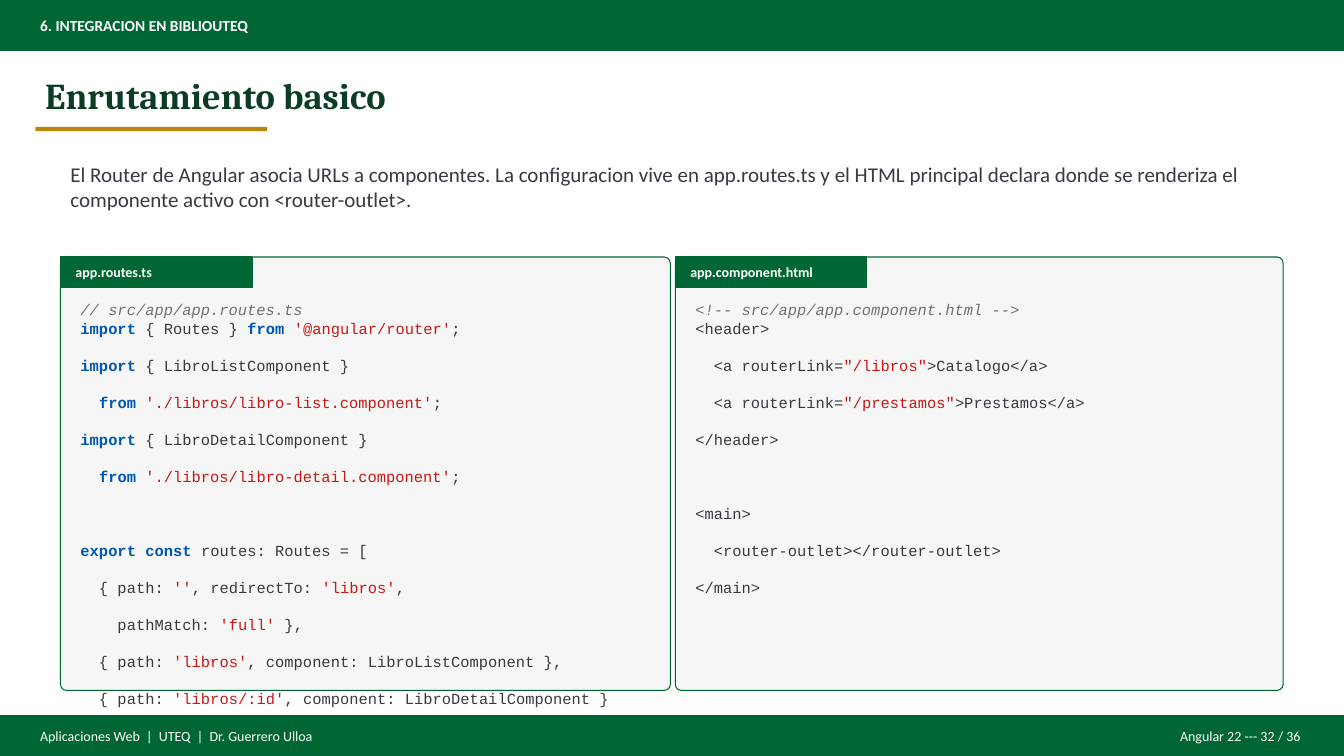
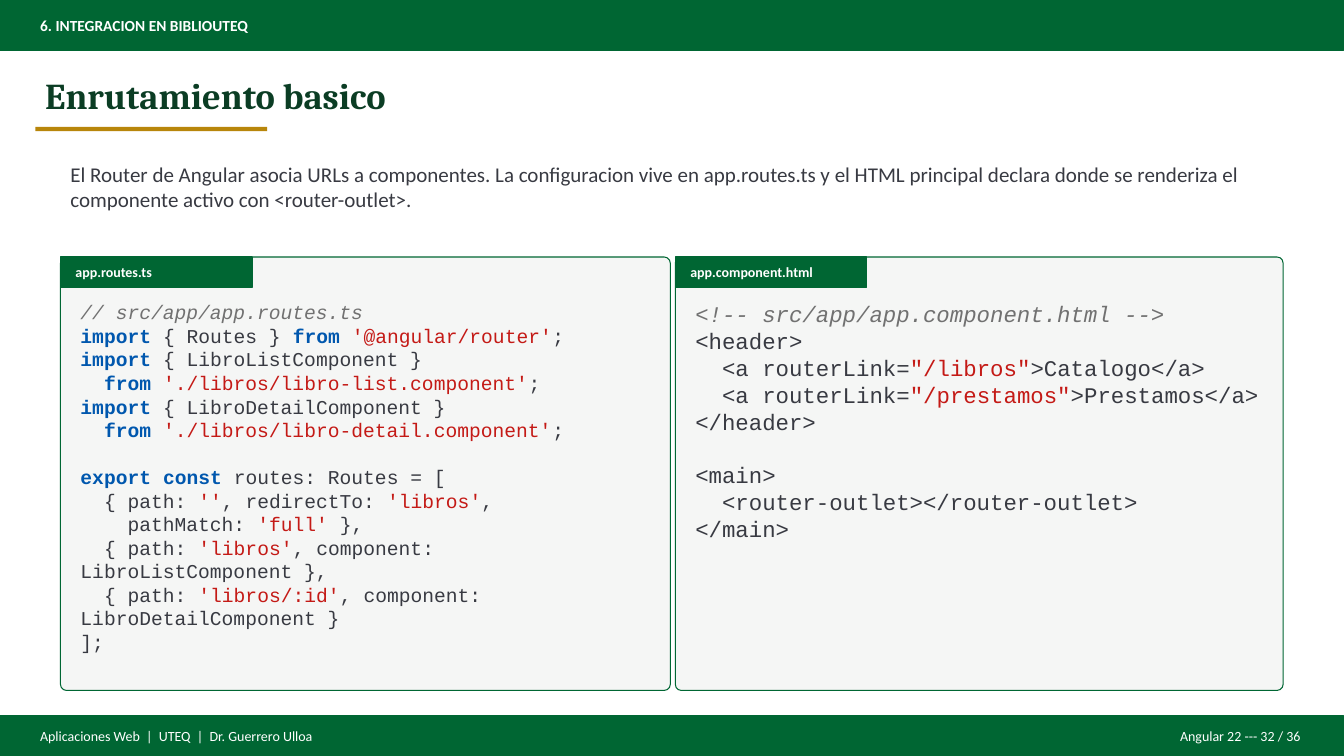
Before and after one commit to gleiston-guerrero/Asignaturas, a slide deck: slide 32 of AplicacionesWeb/Material de clases/Presentaciones/Deck_Angular22_REST.pptx. Drawn at 1344x756 pixels with LibreOffice and Linux fonts; fonts in the diff are those of the drawing. Boxes give left, top, right and bottom in pixels: in the first picture for what was removed or moved away, otherwise in the second. Text is boxed around its words. In the diff, an @@ line names an element or a change of style, - is before the commit and + after.

```diff
--- a/AplicacionesWeb/Material de clases/Presentaciones/Deck_Angular22_REST.pptx
+++ b/AplicacionesWeb/Material de clases/Presentaciones/Deck_Angular22_REST.pptx
@@ text "// src/app/app.routes.ts import { Routes ..." at [80, 306, 564, 629]: size 11 to 14 pt @@
@@ text "<!-- src/app/app.component.html --> <header>" at [695, 306, 1258, 538]: size 11 to 16 pt @@
```
Also in this commit, not shown: 20 other slides changed, 11 other files.
